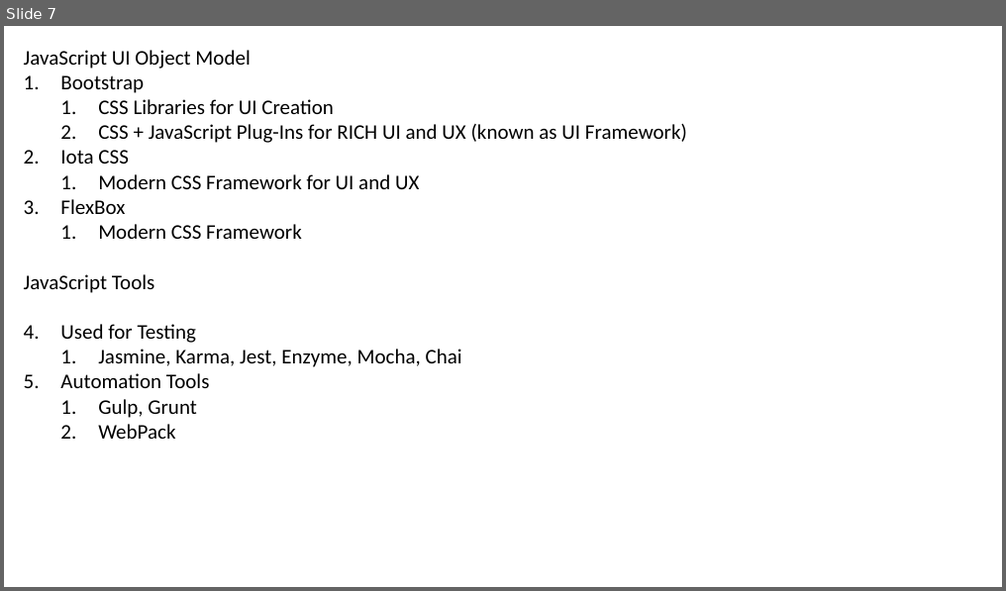
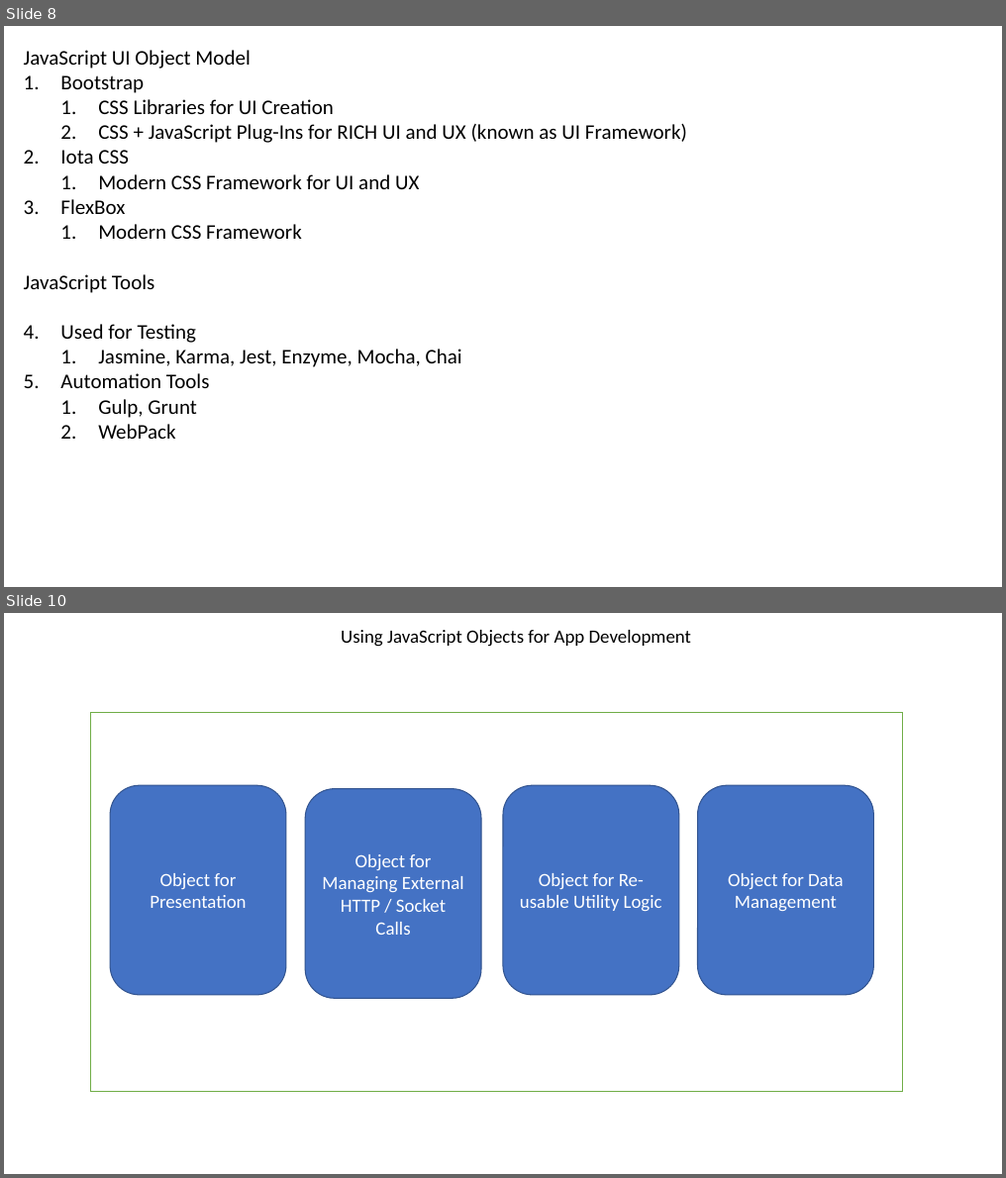
Before and after one commit to maheshsabnis/blazemarch2021, a slide deck: SpotPPTs.pptx. Shown one above the other, each under a label of ours: slide 7 before the commit, slides 8 and 10 after it; the slides between them are not shown. The pictures are 1006x591 and 1006x1178 pixels, drawn with LibreOffice and Linux fonts; fonts in the diff are those of the drawing. Boxes give left, top, right and bottom in pixels: in the first picture for what was removed or moved away, otherwise in the second. Text is boxed around its words. In the diff, an @@ line names an element or a change of style, - is before the commit and + after.

```diff
--- a/SpotPPTs.pptx
+++ b/SpotPPTs.pptx
@@ slide 10 added at (4, 613, 1002, 1174), background #FFFFFF @@
@@ text added at (341, 630, 691, 647), 18 pt, text #000000 @@
+Using JavaScript Objects for App Development
@@ rectangle added at (91, 713, 902, 1092), fill #FFFFFF, outline #70AD47 1 pt @@
@@ rounded rectangle added at (110, 785, 286, 995), fill #4472C4, outline #325491 1 pt, 18 pt, text #FFFFFF @@
+Object for Presentation
@@ rounded rectangle added at (305, 789, 481, 998), fill #4472C4, outline #325491 1 pt, 18 pt, text #FFFFFF @@
+Object for Managing External HTTP / Socket Calls
@@ rounded rectangle added at (503, 785, 679, 995), fill #4472C4, outline #325491 1 pt, 18 pt, text #FFFFFF @@
+Object for Re-usable Utility Logic
@@ rounded rectangle added at (698, 785, 874, 995), fill #4472C4, outline #325491 1 pt, 18 pt, text #FFFFFF @@
+Object for Data Management
@@ what was slide 7 is now slide 8 @@
```
Also in this commit, not shown: 1 slide changed, 1 other slide added, 9 other files.
